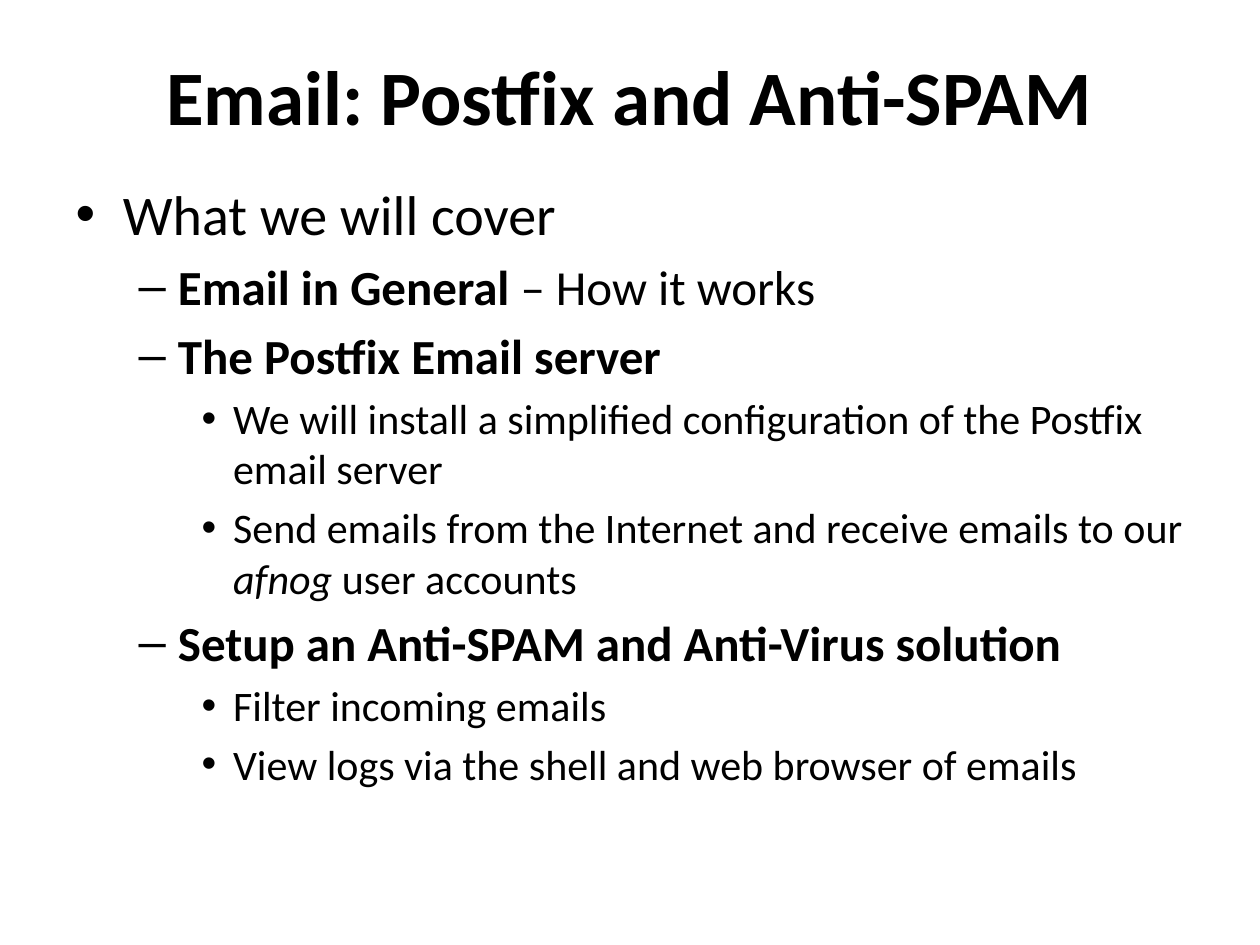
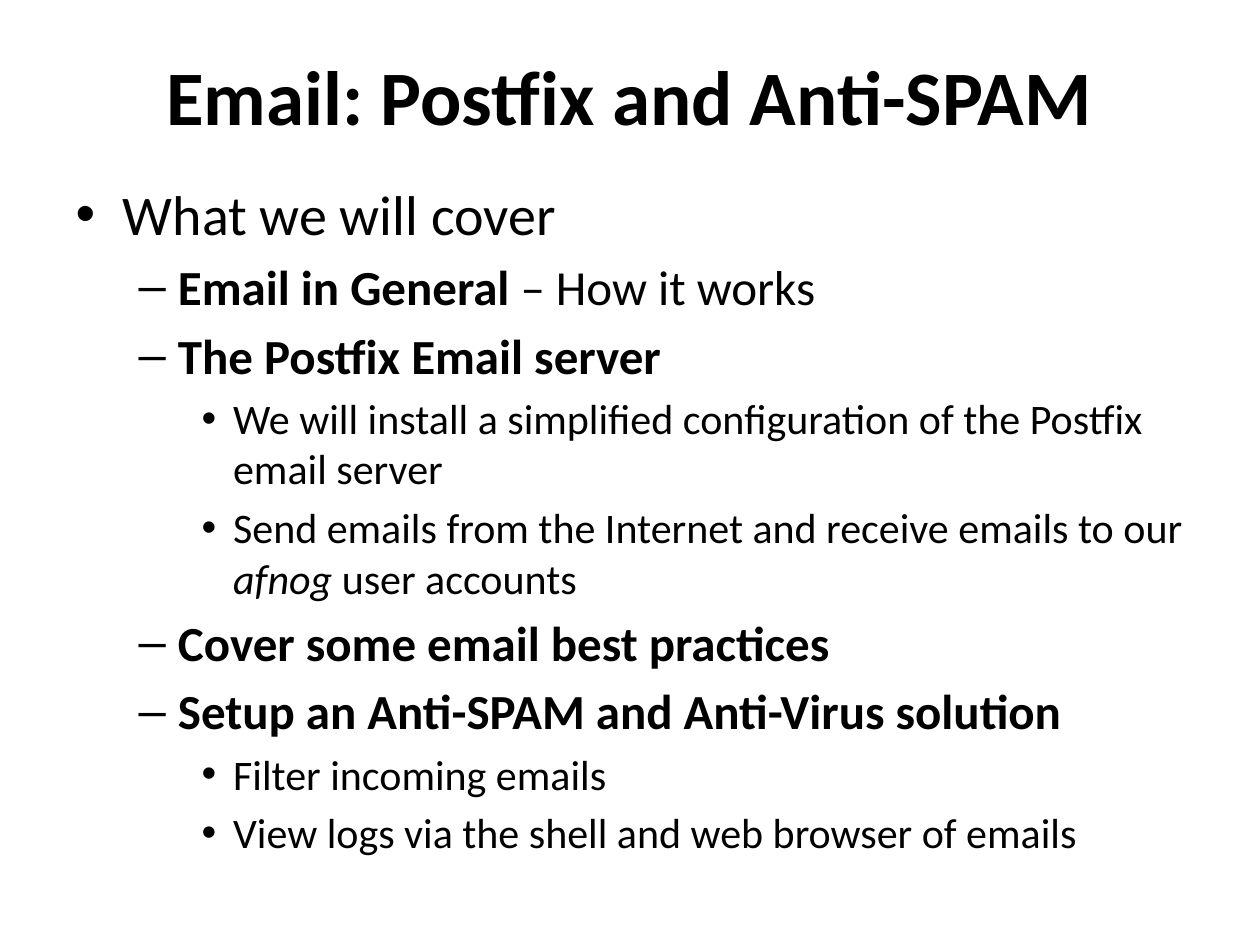
Before and after one commit to afnog/sse, a slide deck: slide 1 of postfix/postfix-mailgateway-debian.ppt. Drawn at 1260x945 pixels with LibreOffice and Linux fonts; fonts in the diff are those of the drawing. Boxes give left, top, right and bottom in pixels: in the first picture for what was removed or moved away, otherwise in the second. Text is boxed around its words. In the diff, an @@ line names an element or a change of style, - is before the commit and + after.

Commit message:
/ ‘postfix/postfix-mailgateway-debian.ppt’

```diff
--- a/postfix/postfix-mailgateway-debian.ppt
+++ b/postfix/postfix-mailgateway-debian.ppt
@@ text at (178, 626, 830, 669): paragraph added @@
+  – Cover some email best practices
```
